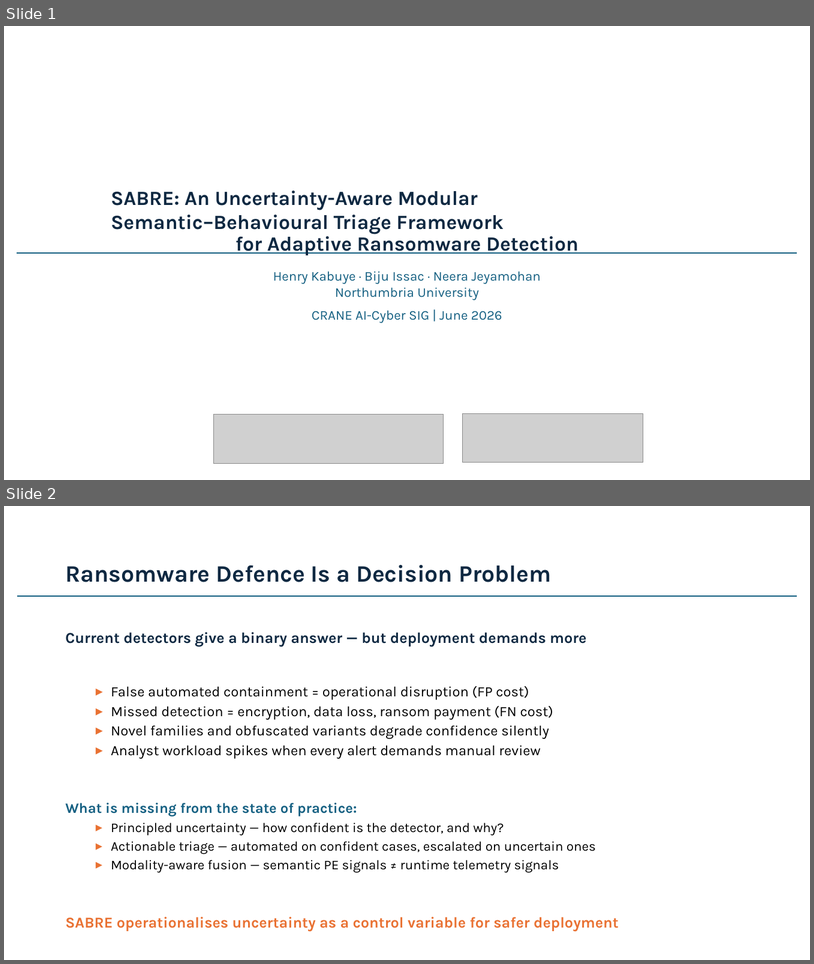
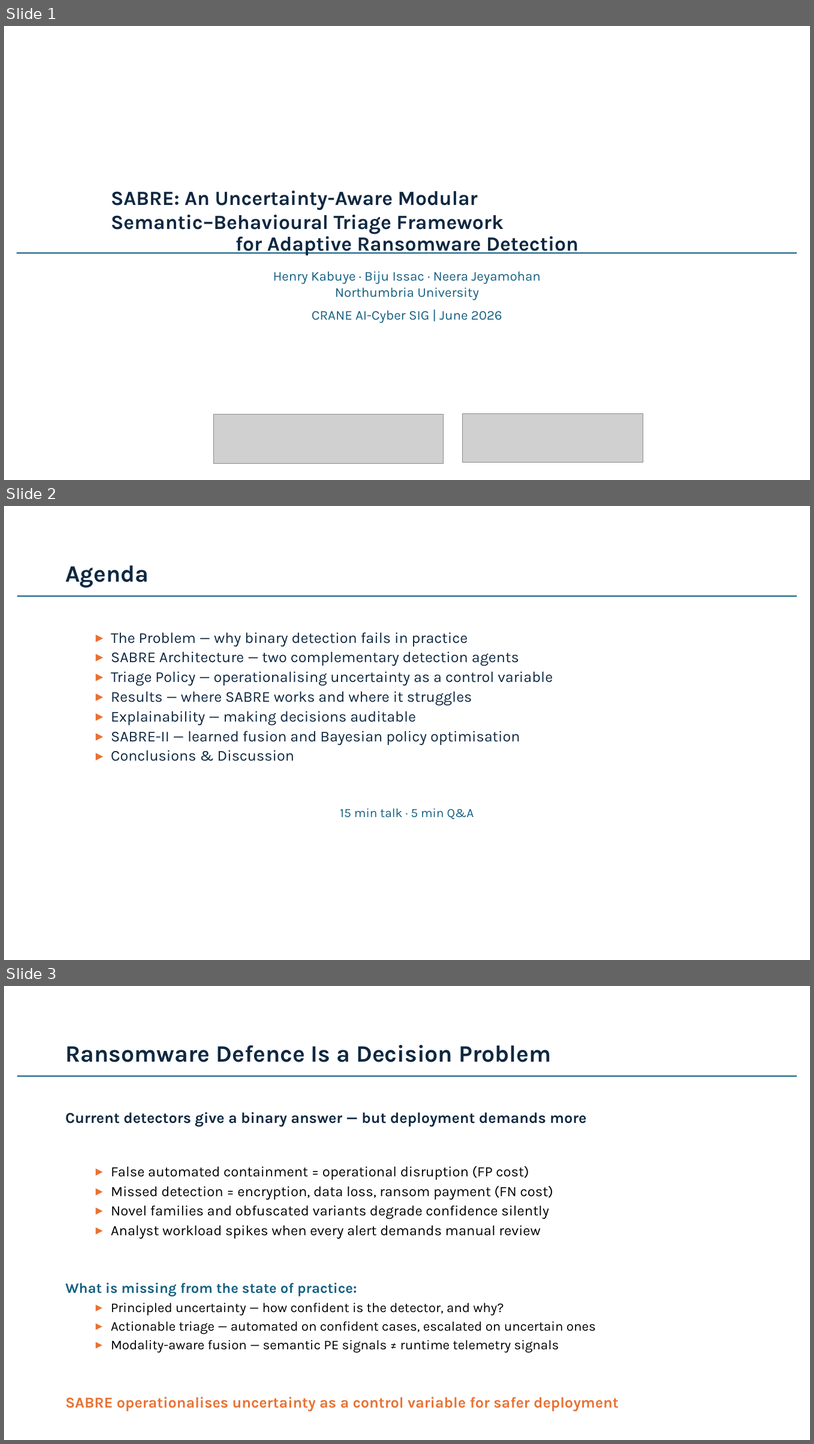
Before and after one commit to Henrinnes/Agentic_SABRE, a slide deck: SABRE_CRANE_SIG_2026.pptx. Shown one above the other, each under a label of ours: slides 1 and 2 before the commit, slides 1, 2 and 3 after it. The pictures are 814x964 and 814x1444 pixels, drawn with LibreOffice and Linux fonts; fonts in the diff are those of the drawing; grey boxes stand for pictures. Boxes give left, top, right and bottom in pixels: in the first picture for what was removed or moved away, otherwise in the second. Text is boxed around its words. In the diff, an @@ line names an element or a change of style, - is before the commit and + after.

Commit message:
Add agenda slide (slide 2) to CRANE AI-Cyber SIG presentation

```diff
--- a/SABRE_CRANE_SIG_2026.pptx
+++ b/SABRE_CRANE_SIG_2026.pptx
@@ slide 2 added at (4,506,810,960), background #FFFFFF @@
@@ title added at (65,565,149,588), 28 pt, text #0E2841, bold @@
+Agenda
@@ line added from (17, 596) to (798, 596), #156082 1.5 pt @@
@@ text added at (111,632,553,819), 18 pt, text #0E2841 @@
+  ▸ The Problem — why binary detection fails in practice
+  ▸ SABRE Architecture — two complementary detection agents
+  ▸ Triage Policy — operationalising uncertainty as a control variable
+  ▸ Results — where SABRE works and where it struggles
+  ▸ Explainability — making decisions auditable
+  ▸ SABRE-II — learned fusion and Bayesian policy optimisation
+  ▸ Conclusions & Discussion
+15 min talk · 5 min Q&A
@@ what was slide 2 is now slide 3 @@
```
Also in this commit, not shown: 1 slide changed, 2 other files.
